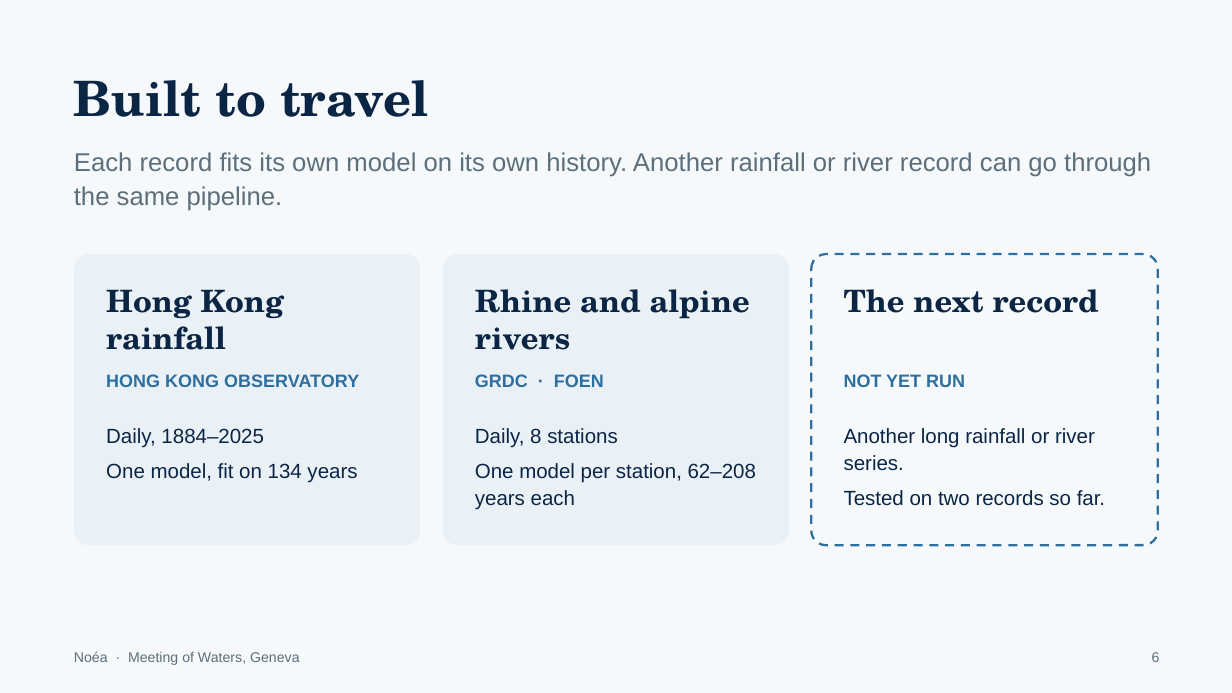
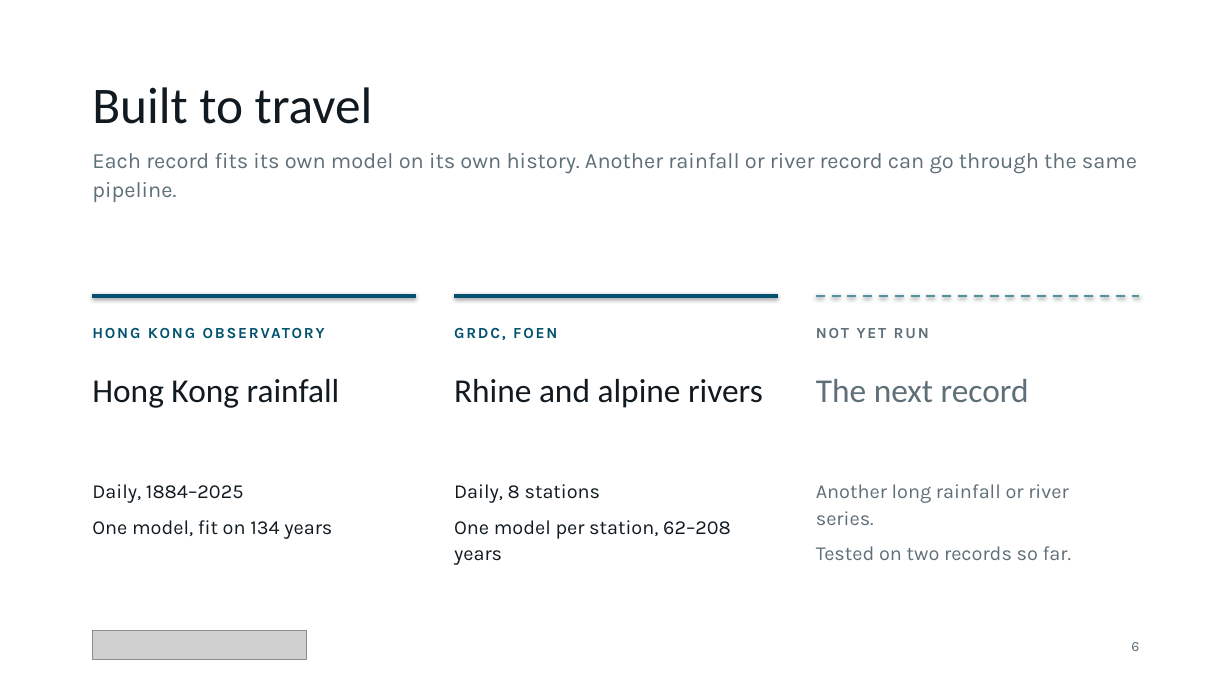
Before and after one commit to qintheory/noea, a slide deck: slide 6 of docs/noea-introduction.pptx. Drawn at 1232x693 pixels with LibreOffice and Linux fonts; fonts in the diff are those of the drawing; grey boxes stand for pictures. Boxes give left, top, right and bottom in pixels: in the first picture for what was removed or moved away, otherwise in the second. Text is boxed around its words. In the diff, an @@ line names an element or a change of style, - is before the commit and + after.

```diff
--- a/docs/noea-introduction.pptx
+++ b/docs/noea-introduction.pptx
@@ background #F6F9FB to #FFFFFF @@
@@ text "Built to travel": place and size @@
-text "Built to travel" at box(74, 80, 429, 117)
+text "Built to travel" at box(92, 87, 373, 124)
@@ text "Built to travel" at box(92, 87, 373, 124): size 38 to 40 pt, font TeX Gyre Schola to Calibri, text colour #0B2545 to #111A20, bold off @@
@@ text "Each record fits its own ...": place and size @@
-text "Each record fits its own ..." at box(74, 152, 1151, 211)
+text "Each record fits its own ..." at box(92, 153, 1137, 202)
@@ text "Each record fits its own ..." at box(92, 153, 1137, 202): size 20 to 17 pt, font Arial to Karla, text colour #5C6F7B to #5F6F78; line spacing 1.1 to 1.12 @@
@@ rounded rectangle removed at box(74, 254, 421, 545) @@
@@ rounded rectangle removed at box(443, 254, 789, 545) @@
@@ rounded rectangle removed at box(811, 254, 1158, 545) @@
@@ line added from (92, 296) to (416, 296), #00526F 3 pt @@
@@ text at box(106, 289, 284, 350): text changed; size 24 to 12 pt; font TeX Gyre Schola to Karla; text colour #0B2545 to #00526F @@
-Hong Kong rainfall
+HONG KONG OBSERVATORY
@@ line added from (455, 296) to (777, 296), #00526F 3 pt @@
@@ line added from (816, 296) to (1140, 296), #5390A2 1.75 pt dashed @@
@@ text at box(454, 328, 557, 340): text changed; size 14 to 12 pt; font Arial to Karla; text colour #2E6F9E to #00526F @@
-GRDC · FOEN
+GRDC, FOEN
@@ text "NOT YET RUN": place and size @@
-text "NOT YET RUN" at box(844, 374, 965, 387)
+text "NOT YET RUN" at box(816, 328, 929, 338)
@@ text "NOT YET RUN" at box(816, 328, 929, 338): size 14 to 12 pt, font Arial to Karla, text colour #2E6F9E to #5F6F78, letter spacing 0 to 1.4 pt @@
@@ text at box(92, 379, 340, 408): text changed; size 14 to 26 pt; font Arial to Calibri; text colour #2E6F9E to #111A20; bold off @@
-HONG KONG OBSERVATORY
+Hong Kong rainfall
@@ text "Rhine and alpine rivers": place and size @@
-text "Rhine and alpine rivers" at box(475, 289, 750, 350)
+text "Rhine and alpine rivers" at box(454, 379, 763, 408)
@@ text "Rhine and alpine rivers" at box(454, 379, 763, 408): size 24 to 26 pt, font TeX Gyre Schola to Calibri, text colour #0B2545 to #111A20, bold off @@
@@ text "The next record": place and size @@
-text "The next record" at box(844, 289, 1099, 313)
+text "The next record" at box(816, 379, 1029, 402)
@@ text "The next record" at box(816, 379, 1029, 402): size 24 to 26 pt, font TeX Gyre Schola to Calibri, text colour #0B2545 to #5F6F78, bold off @@
@@ text "Daily, 1884–2025": place and size @@
-text "Daily, 1884–2025" at box(106, 428, 357, 483)
+text "Daily, 1884–2025" at box(92, 484, 332, 539)
@@ text "Daily, 1884–2025" at box(92, 484, 332, 539): size 16 to 15.5 pt, font Arial to Karla, text colour #0B2545 to #111A20; line spacing 1.1 to 1.12; more space between paragraphs @@
@@ text "Daily, 8 stations": place and size @@
-text "Daily, 8 stations" at box(475, 428, 756, 510)
+text "Daily, 8 stations" at box(454, 484, 731, 565)
@@ text "Another long rainfall or river ...": place and size @@
-text "Another long rainfall or river ..." at box(844, 428, 1105, 506)
+text "Another long rainfall or river ..." at box(816, 484, 1071, 560)
@@ text "Another long rainfall or river ..." at box(816, 484, 1071, 560): size 16 to 15.5 pt, font Arial to Karla, text colour #0B2545 to #5F6F78; line spacing 1.1 to 1.12; more space between paragraphs @@
@@ text at box(454, 484, 601, 503): size 16 to 15.5 pt, font Arial to Karla, text colour #0B2545 to #111A20 in "Daily, 8 stations"; line spacing 1.1 to 1.12; more space between paragraphs @@
@@ text at box(454, 520, 731, 565): text changed; size 16 to 15.5 pt; font Arial to Karla; text colour #0B2545 to #111A20 @@
-One model per station, 62–208 years each
+One model per station, 62–208 years
@@ text removed at box(74, 651, 300, 665) @@
-Noéa · Meeting of Waters, Geneva
@@ picture added at box(92, 630, 307, 660) @@
@@ text "6": place and size @@
-text "6" at box(1152, 652, 1160, 662)
+text "6" at box(1131, 642, 1139, 651)
@@ text "6" at box(1131, 642, 1139, 651): font Arial to Karla, text colour #5C6F7B to #5F6F78 @@
```
Also in this commit, not shown: 6 other slides changed, 2 other files.
